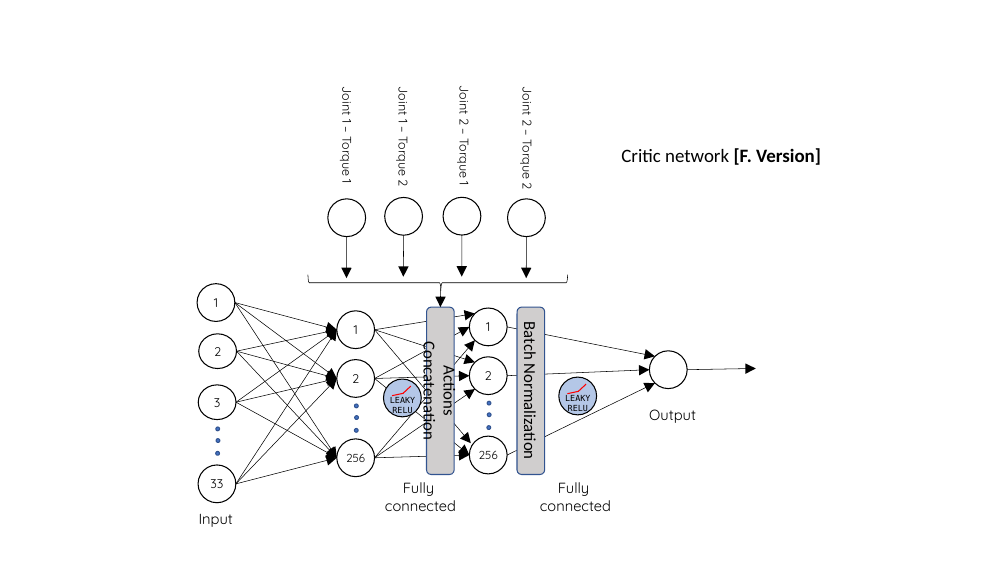
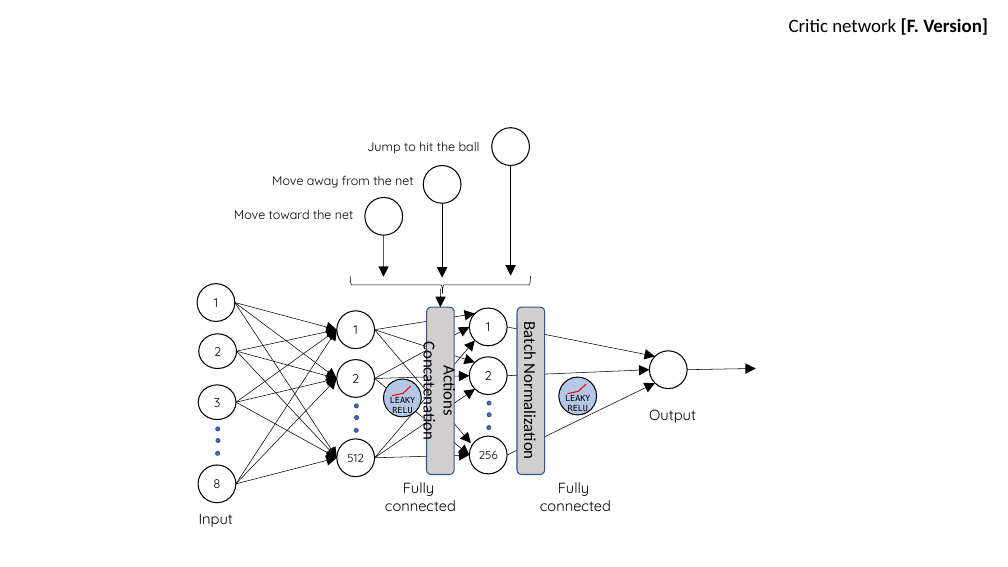
Before and after one commit to JavRodriPM/DDRLN-Project3-MultiAgentRL, a slide deck: slide 2 of Documents/NN Setup.pptx (slide 4 before the commit). Drawn at 1008x567 pixels with LibreOffice and Linux fonts; fonts in the diff are those of the drawing. Boxes give left, top, right and bottom in pixels: in the first picture for what was removed or moved away, otherwise in the second. Text is boxed around its words. In the diff, an @@ line names an element or a change of style, - is before the commit and + after.

Commit message:
New version.
Updates on project document.
Updates on Neural Network structure
Another full day training session for agents.

```diff
--- a/Documents/NN Setup.pptx
+++ b/Documents/NN Setup.pptx
@@ text "Critic network [F. Version]": place and size @@
-text "Critic network [F. Version]" at [621,148,821,165]
+text "Critic network [F. Version]" at [789,18,988,35]
@@ text removed at [339,89,358,182] @@
-Joint 1 – Torque 1
@@ text removed at [395,89,414,186] @@
-Joint 1 – Torque 2
@@ text removed at [456,88,475,184] @@
-Joint 2 – Torque 1
@@ text removed at [519,89,538,189] @@
-Joint 2 – Torque 2
@@ text added at [367,141,480,154], 12 pt, text #000000 @@
+Jump to hit the ball
@@ ellipse: place and size @@
-ellipse at [507,199,545,237]
+ellipse at [492,128,529,166]
@@ text added at [272,175,414,188], 12 pt, text #000000 @@
+Move away from the net
@@ ellipse: place and size @@
-ellipse at [443,197,481,235]
+ellipse at [423,166,461,203]
@@ arrow moved from (526, 237) - (526, 278) to (510, 166) - (510, 276) @@
@@ text added at [234,209,354,219], 12 pt, text #000000 @@
+Move toward the net
@@ ellipse removed at [328,199,366,237] @@
@@ ellipse: place and size @@
-ellipse at [385,197,423,235]
+ellipse at [365,197,403,235]
@@ arrow moved from (462, 235) - (462, 277) to (442, 203) - (442, 278) @@
@@ arrow removed from (347, 237) to (346, 278) @@
@@ arrow moved from (404, 235) - (404, 277) to (384, 235) - (383, 277) @@
@@ left brace: place and size @@
-left brace at [307,275,568,291]
+left brace at [350,276,531,293]
@@ text in ellipse at [213,479,220,488]: text changed @@
-33
+8
@@ text in ellipse at [347,454,364,462]: text changed @@
-256
+512
```
Also in this commit, not shown: 1 other slide changed, 2 slides removed, 7 other files.
